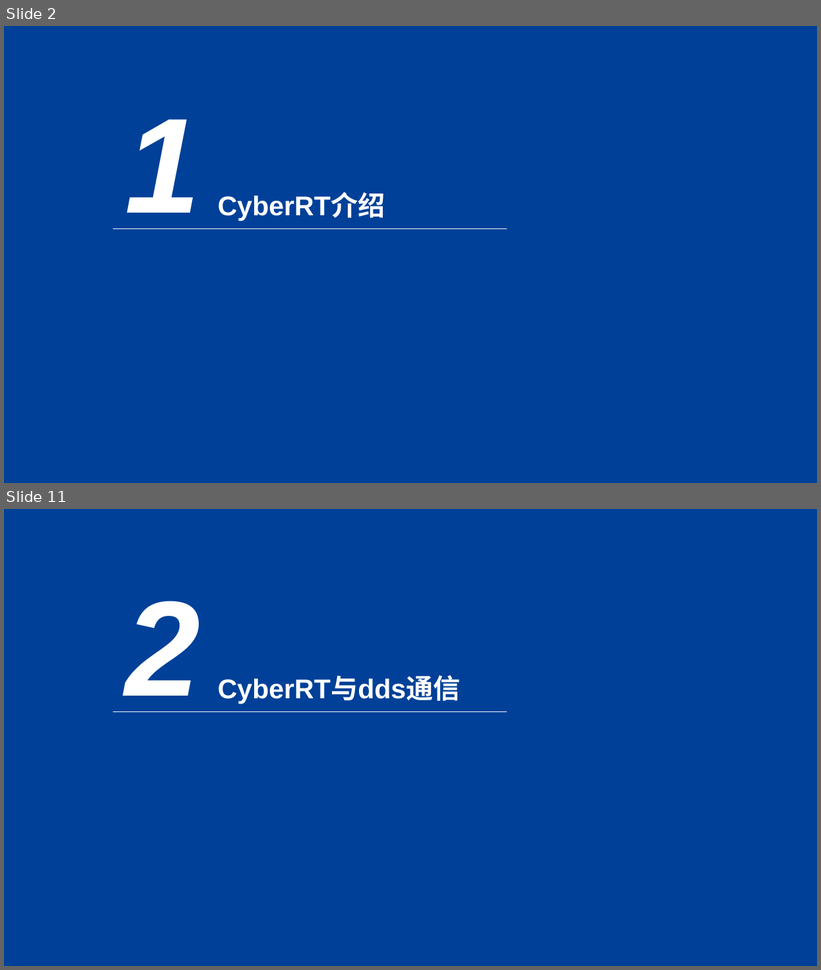
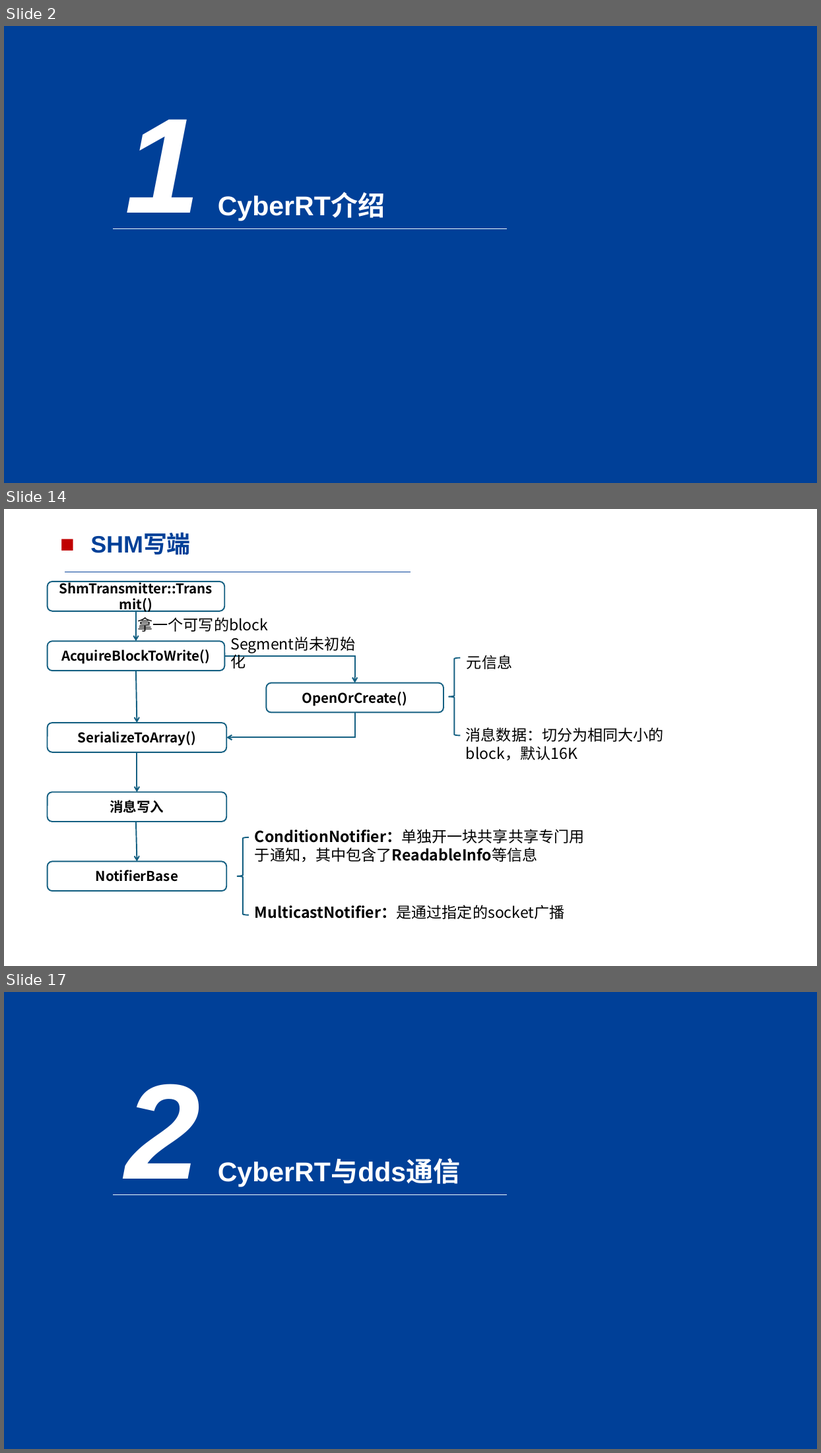
Before and after one commit to CXJ123-ai/-, a slide deck: CyberRT与cyclonedds通信.pptx. Shown one above the other, each under a label of ours: slides 2 and 11 before the commit, slides 2, 14 and 17 after it; the slides between them are not shown. The pictures are 821x970 and 821x1453 pixels, drawn with LibreOffice and Linux fonts; fonts in the diff are those of the drawing. Boxes give left, top, right and bottom in pixels: in the first picture for what was removed or moved away, otherwise in the second. Text is boxed around its words. In the diff, an @@ line names an element or a change of style, - is before the commit and + after.

```diff
--- a/CyberRT与cyclonedds通信.pptx
+++ b/CyberRT与cyclonedds通信.pptx
@@ slide 14 added at (4, 509, 817, 966), background #FFFFFF @@
@@ text added at (90, 534, 191, 555), 28 pt, text #004098, bold @@
+■ SHM写端
@@ rounded rectangle added at (48, 582, 225, 611), outline #156082 1.5 pt, 16 pt, text #000000, bold @@
+ShmTransmitter::Transmit()
@@ line added from (65, 572) to (411, 572), #C00000 0.75 pt @@
@@ arrow added from (136, 611) to (136, 642), #156082 1.5 pt @@
@@ text added at (138, 617, 269, 632), 18 pt, text #000000 @@
+拿一个可写的block
@@ rounded rectangle added at (48, 642, 225, 671), outline #156082 1.5 pt, 16 pt, text #000000, bold @@
+AcquireBlockToWrite()
@@ text added at (225, 632, 374, 657), 18 pt, text #000000 @@
+Segment尚未初始化
@@ elbow arrow added from (225, 656) to (354, 683), #156082 1.5 pt @@
@@ left brace added at (449, 658, 460, 735), outline #156082 1.5 pt @@
@@ text added at (467, 655, 512, 669), 18 pt, text #000000 @@
+元信息
@@ arrow added from (136, 671) to (137, 723), #156082 1.5 pt @@
@@ rounded rectangle added at (266, 683, 444, 712), outline #156082 1.5 pt, 16 pt, text #000000, bold @@
+OpenOrCreate()
@@ rounded rectangle added at (48, 723, 226, 753), outline #156082 1.5 pt, 16 pt, text #000000, bold @@
+SerializeToArray()
@@ elbow arrow added from (354, 713) to (226, 738), #156082 1.5 pt @@
@@ text added at (466, 727, 664, 761), 18 pt, text #000000 @@
+消息数据：切分为相同大小的block，默认16K
@@ arrow added from (137, 753) to (137, 793), #156082 1.5 pt @@
@@ rounded rectangle added at (48, 793, 226, 822), outline #156082 1.5 pt, 16 pt, text #000000, bold @@
+消息写入
@@ arrow added from (136, 822) to (137, 861), #156082 1.5 pt @@
@@ left brace added at (237, 838, 249, 916), outline #156082 1.5 pt @@
@@ text added at (255, 829, 585, 863), 18 pt, text #000000, bold @@
+ConditionNotifier：单独开一块共享共享专门用于通知，其中包含了ReadableInfo等信息
@@ rounded rectangle added at (48, 861, 226, 891), outline #156082 1.5 pt, 16 pt, text #000000, bold @@
+NotifierBase
@@ text added at (255, 905, 565, 920), 18 pt, text #000000, bold @@
+MulticastNotifier：是通过指定的socket广播
@@ what was slide 11 is now slide 17 @@
```
Also in this commit, not shown: 16 slides changed, 8 other slides added, 1 slide removed.
